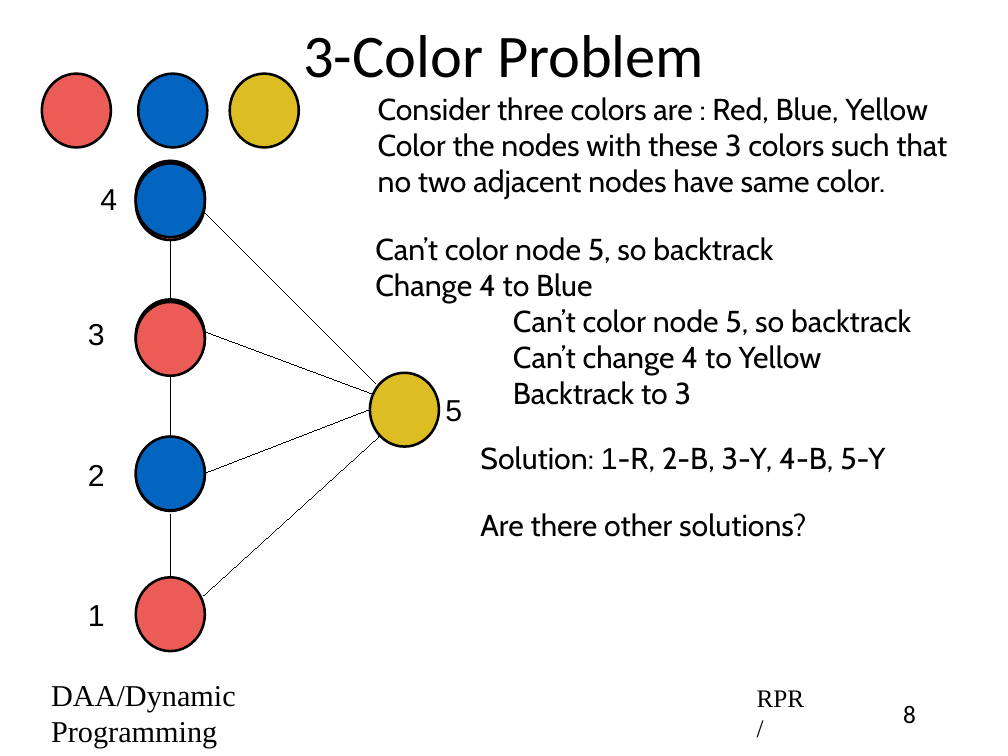
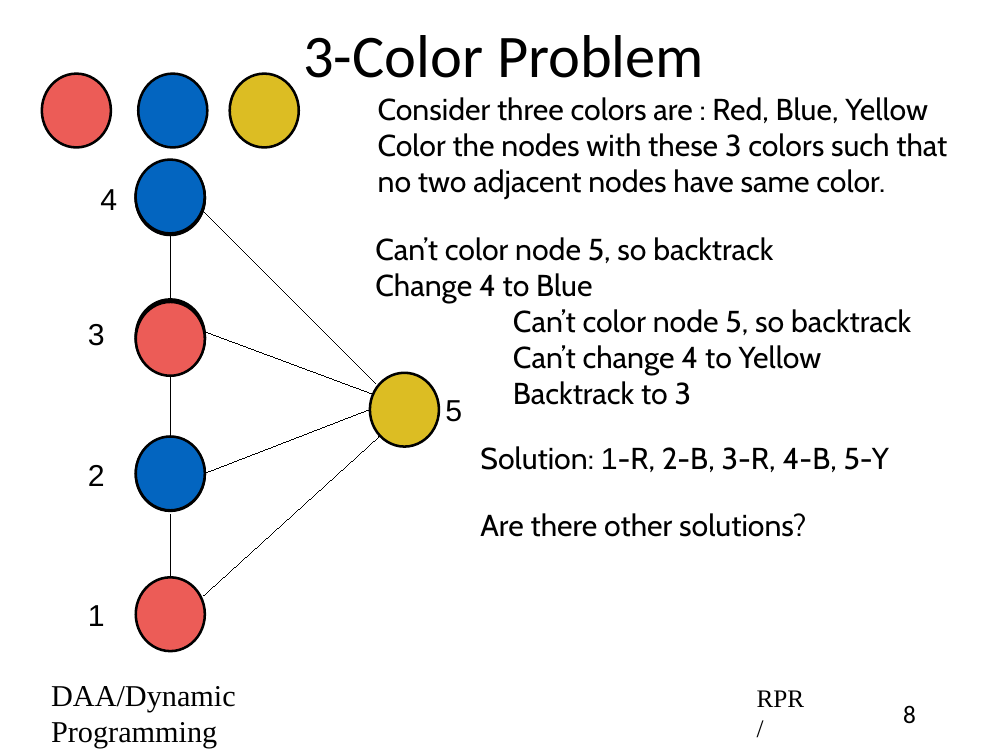
Before and after one commit to rprustagi/2019-17CS43-DAA, a slide deck: slide 8 of Slides-RPR/2019-H1-DAA-L41-BackTrack-Intro.pptx. Drawn at 1008x756 pixels with LibreOffice and Linux fonts; fonts in the diff are those of the drawing. Boxes give left, top, right and bottom in pixels: in the first picture for what was removed or moved away, otherwise in the second. Text is boxed around its words. In the diff, an @@ line names an element or a change of style, - is before the commit and + after.

```diff
--- a/Slides-RPR/2019-H1-DAA-L41-BackTrack-Intro.pptx
+++ b/Slides-RPR/2019-H1-DAA-L41-BackTrack-Intro.pptx
@@ ellipse: place and size @@
-ellipse at [136,163,205,237]
+ellipse at [135,160,204,233]
@@ ellipse: place and size @@
-ellipse at [136,166,205,240]
+ellipse at [136,161,205,235]
@@ ellipse removed at [136,161,205,235] @@
@@ text at [480,446,889,472]: text changed @@
-Solution: 1-R, 2-B, 3-Y, 4-B, 5-Y
+Solution: 1-R, 2-B, 3-R, 4-B, 5-Y
```
Also in this commit, not shown: 3 other slides changed, 2 other files.
